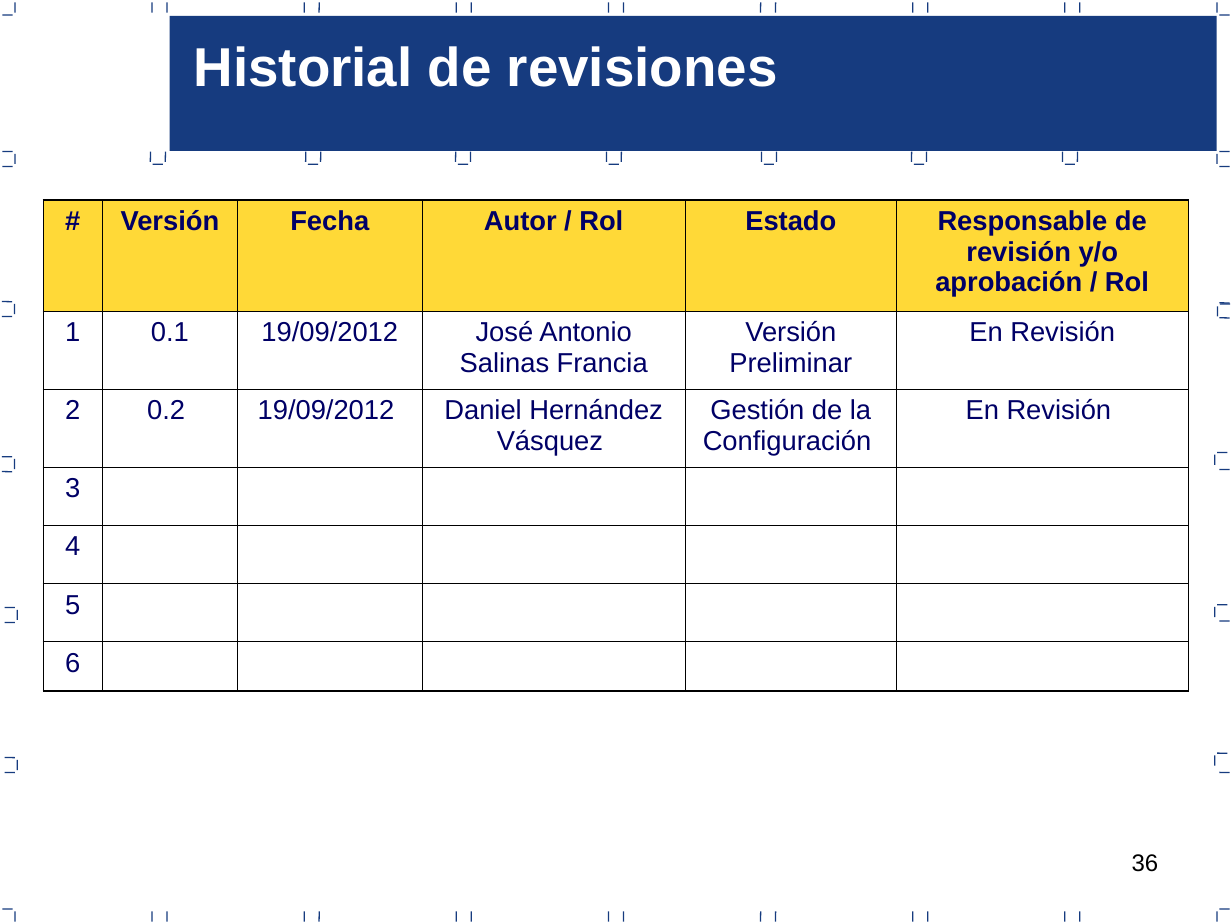
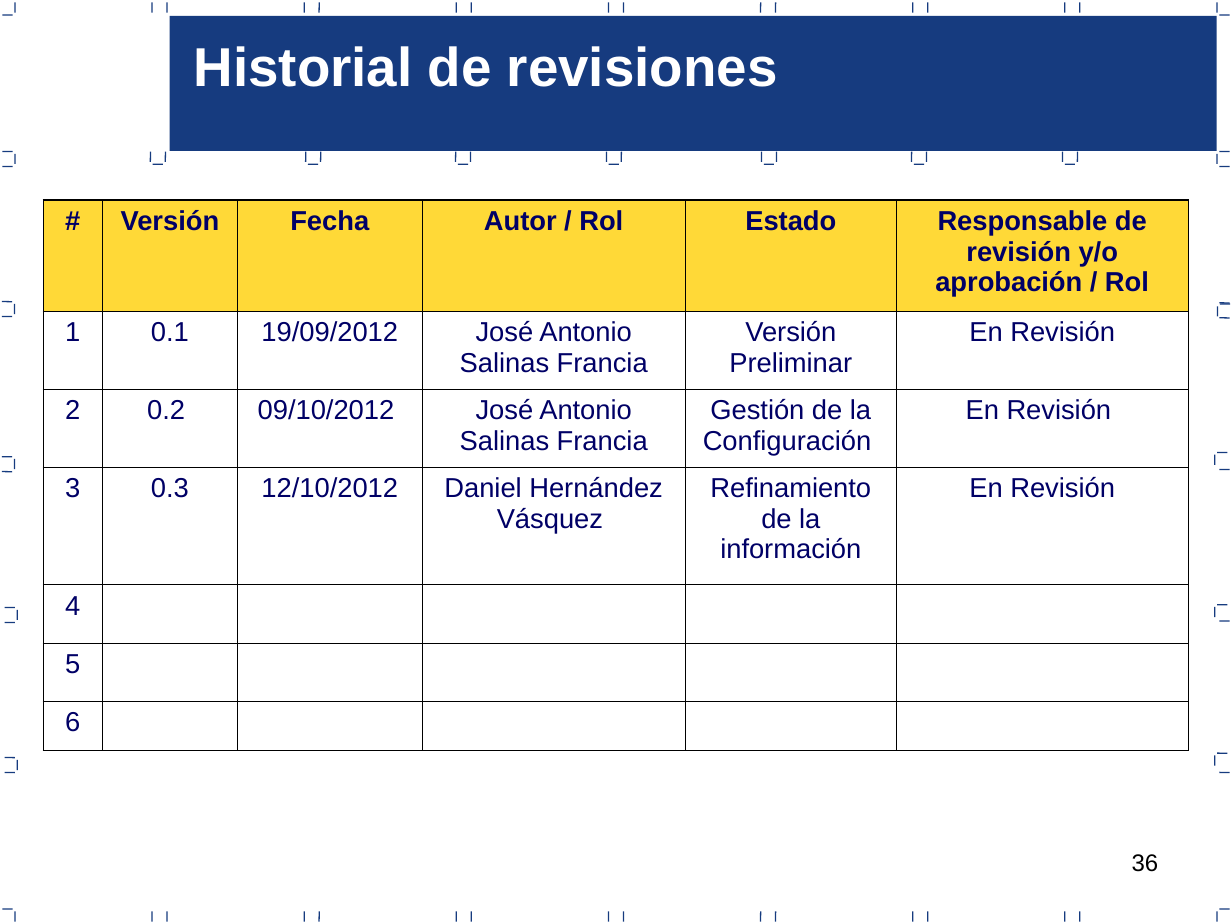
Before and after one commit to joansafr/Dev90PlusPlus, a slide deck: slide 36 of Area PP_PMC/7.0.1.23 Proceso de gestion de proyectos.ppt. Drawn at 1232x924 pixels with LibreOffice and Linux fonts; fonts in the diff are those of the drawing. Boxes give left, top, right and bottom in pixels: in the first picture for what was removed or moved away, otherwise in the second. Text is boxed around its words. In the diff, an @@ line names an element or a change of style, - is before the commit and + after.

```diff
--- a/Area PP_PMC/7.0.1.23 Proceso de gestion de proyectos.ppt
+++ b/Area PP_PMC/7.0.1.23 Proceso de gestion de proyectos.ppt
@@ table at bbox=[43, 200, 1189, 736] @@
-row 3, column 3: 19/09/2012
+row 3, column 3: 09/10/2012
-row 3, column 4: Daniel Hernández Vásquez
+row 3, column 4: José Antonio Salinas Francia
-row 4: 3 |  |  |  |  | 
+row 4: 3 | 0.3 | 12/10/2012 | Daniel Hernández Vásquez | Refinamiento de la información | En Revisión
```
Also in this commit, not shown: 3 other slides changed, 2 other files.
